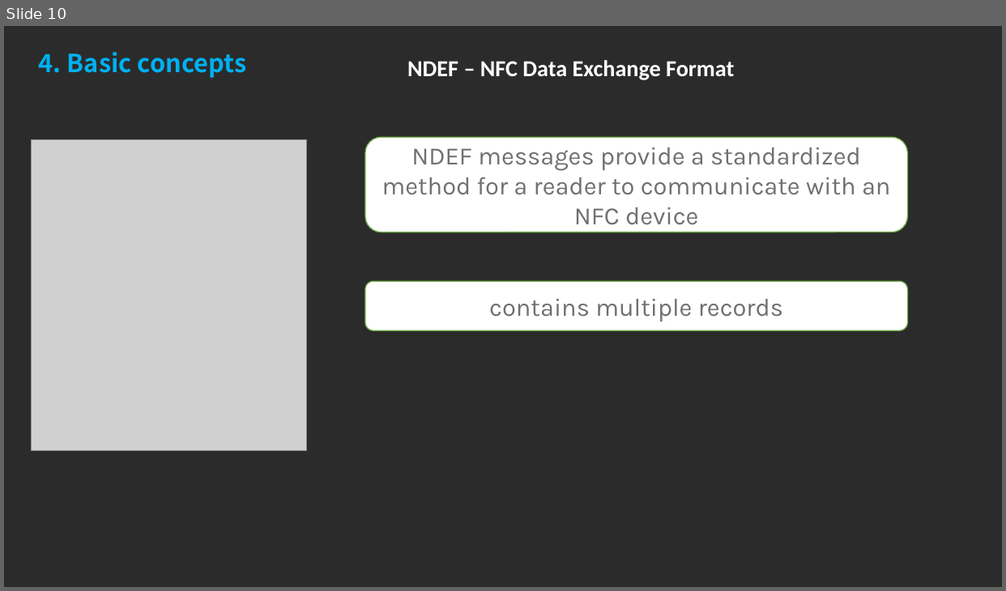
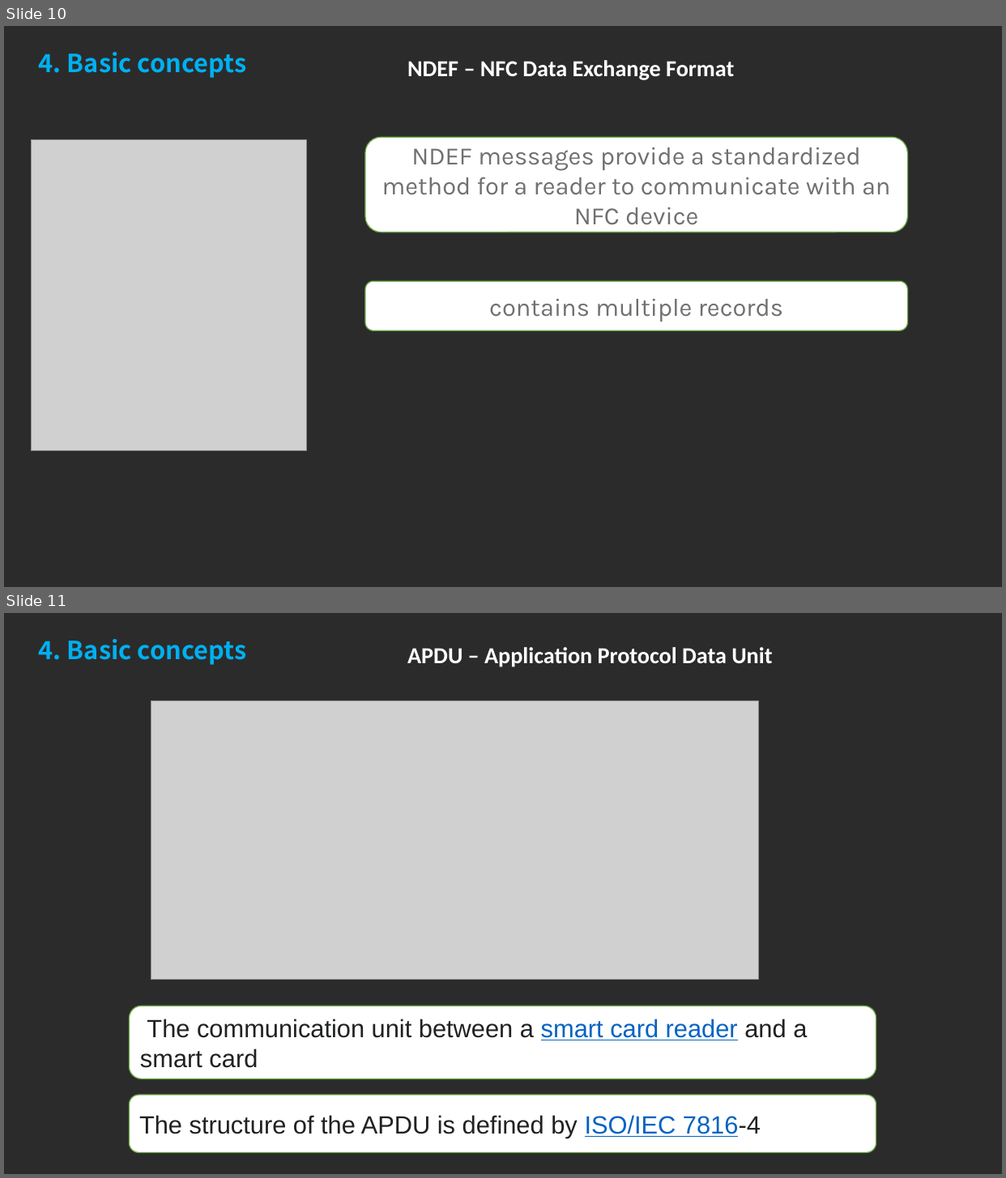
Before and after one commit to Tan2NT/nfc_workshop, a slide deck: NFC Technology workshop.pptx. Shown one above the other, each under a label of ours: slide 10 before the commit, slides 10 and 11 after it. The pictures are 1006x591 and 1006x1178 pixels, drawn with LibreOffice and Linux fonts; fonts in the diff are those of the drawing; grey boxes stand for pictures; background and template pictures are left out; a plain dark background stands for a picture behind light text. Boxes give left, top, right and bottom in pixels: in the first picture for what was removed or moved away, otherwise in the second. Text is boxed around its words. In the diff, an @@ line names an element or a change of style, - is before the commit and + after.

```diff
--- a/NFC Technology workshop.pptx
+++ b/NFC Technology workshop.pptx
@@ slide 11 added at bbox=[4, 613, 1002, 1174], background picture (left out) @@
@@ text added at bbox=[39, 639, 246, 665], 24 pt, text #00B0F0, bold @@
+4. Basic concepts
@@ text added at bbox=[407, 647, 772, 667], 22 pt, text #FFFFFF, bold @@
+APDU – Application Protocol Data Unit
@@ picture added at bbox=[151, 700, 759, 979] @@
@@ rounded rectangle added at bbox=[129, 1006, 876, 1080], fill #FFFFFF, outline #70AD47 1 pt, 24 pt, text #202122 @@
+The communication unit between a smart card reader and a smart card
@@ rounded rectangle added at bbox=[129, 1095, 876, 1152], fill #FFFFFF, outline #70AD47 1 pt, 24 pt, text #202122 @@
+The structure of the APDU is defined by ISO/IEC 7816-4
```
Also in this commit, not shown: 3 slides changed, 11 other slides added, 14 slides removed.
